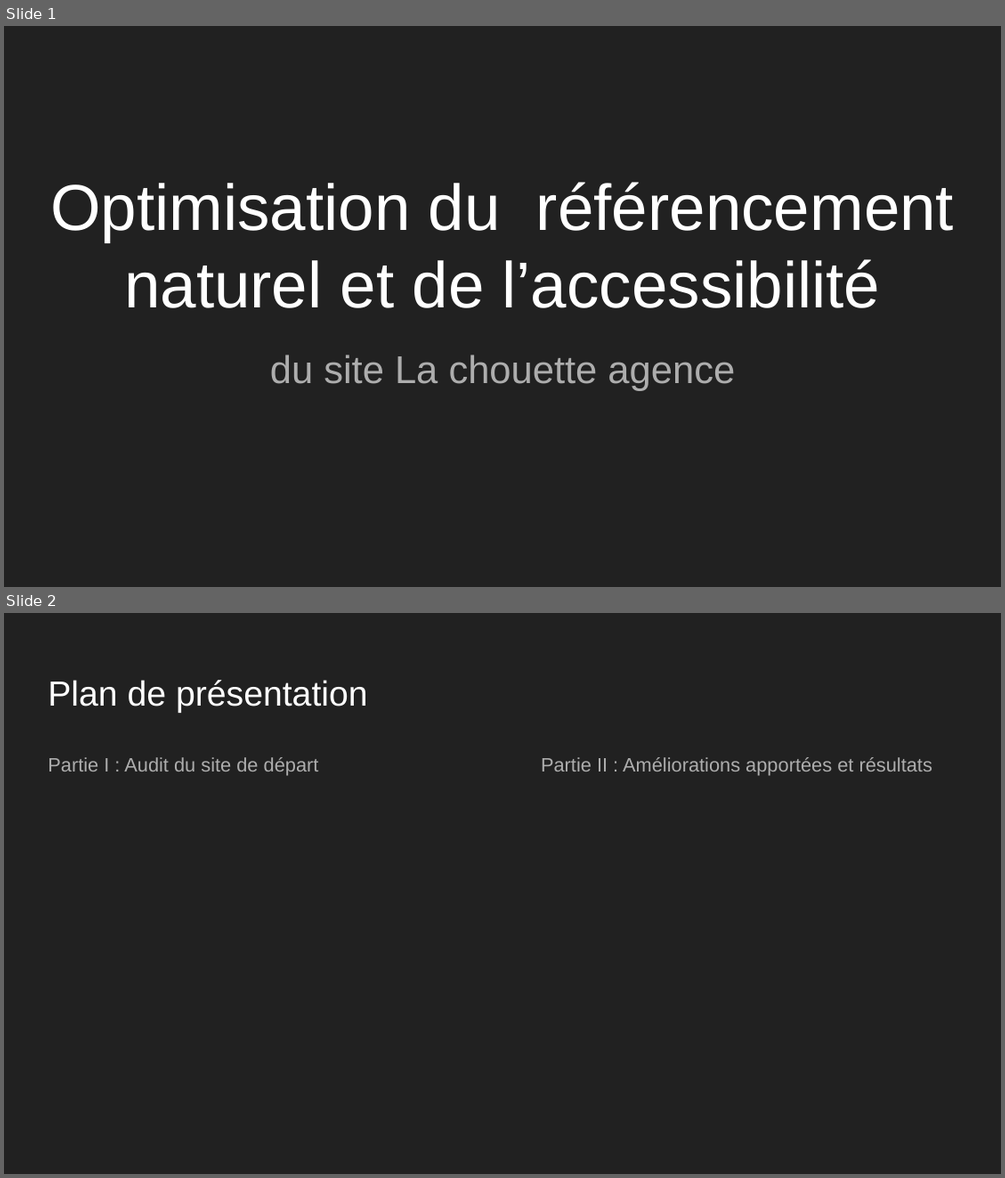
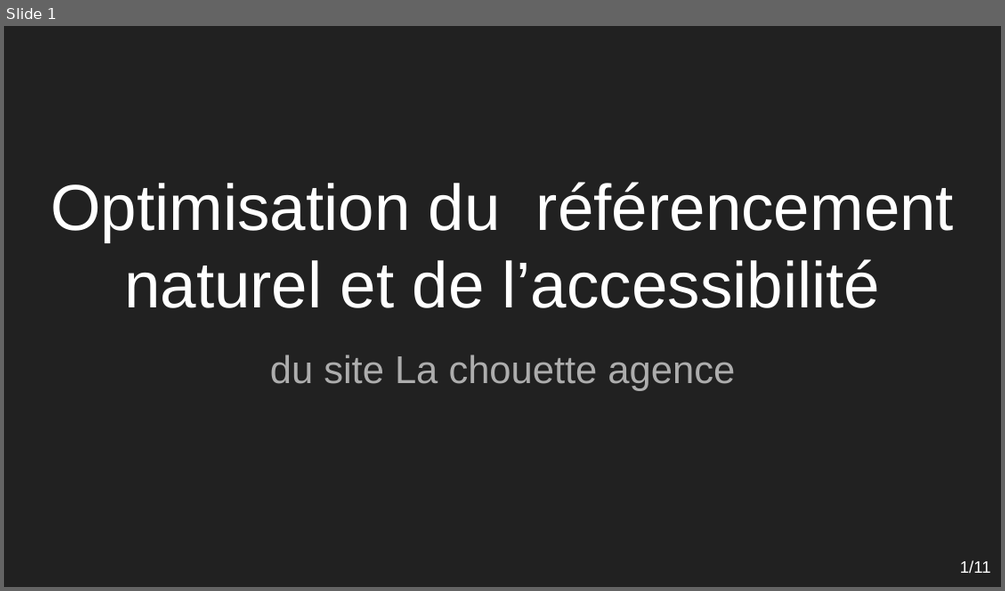
Before and after one commit to ThibaultP7/ThibaultParodi_4_17012021, a slide deck: ressources/analyse/rapport/Support Projet 4 SEO.pptx. Shown one above the other, each under a label of ours: slides 1 and 2 before the commit, slide 1 after it. The pictures are 1005x1178 and 1005x591 pixels, drawn with LibreOffice and Linux fonts; fonts in the diff are those of the drawing. Boxes give left, top, right and bottom in pixels: in the first picture for what was removed or moved away, otherwise in the second. Text is boxed around its words. In the diff, an @@ line names an element or a change of style, - is before the commit and + after.

Commit message:
Améliorations du rapport

```diff
--- a/ressources/analyse/rapport/Support Projet 4 SEO.pptx
+++ b/ressources/analyse/rapport/Support Projet 4 SEO.pptx
@@ slide 2 removed at (x1=4, y1=613, x2=1001, y2=1174), background #212121 @@
@@ title removed at (x1=48, y1=680, x2=368, y2=713) @@
-Plan de présentation
@@ text removed at (x1=48, y1=757, x2=319, y2=775) @@
-Partie I : Audit du site de départ
@@ text removed at (x1=541, y1=757, x2=932, y2=775) @@
-Partie II : Améliorations apportées et résultats
@@ slide 1 changed as well @@
@@ text added at (x1=960, y1=560, x2=991, y2=572), 12 pt, text #FFFFFF @@
+1/11
```
Also in this commit, not shown: 8 other slides changed, 2 slides added, 2 other slides removed, 11 other files.
